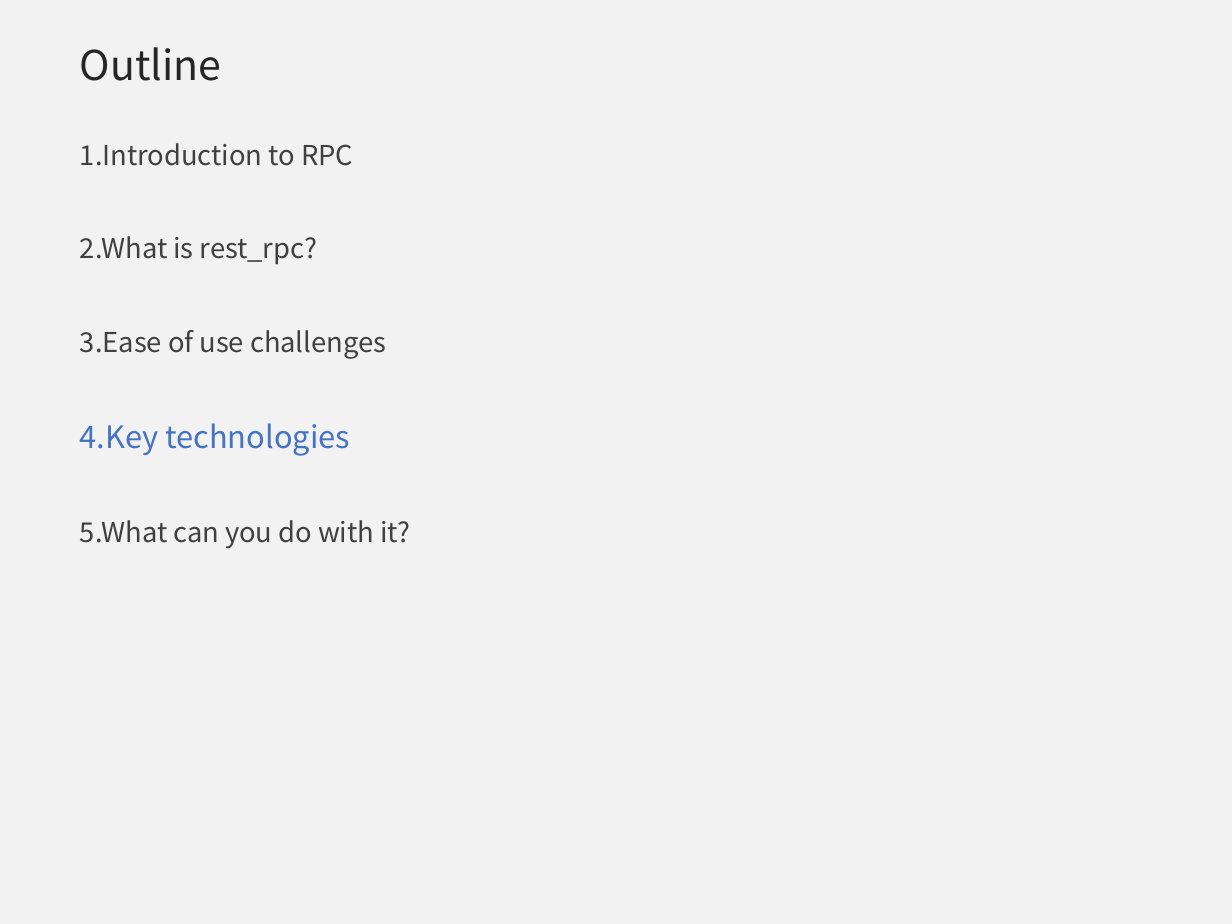
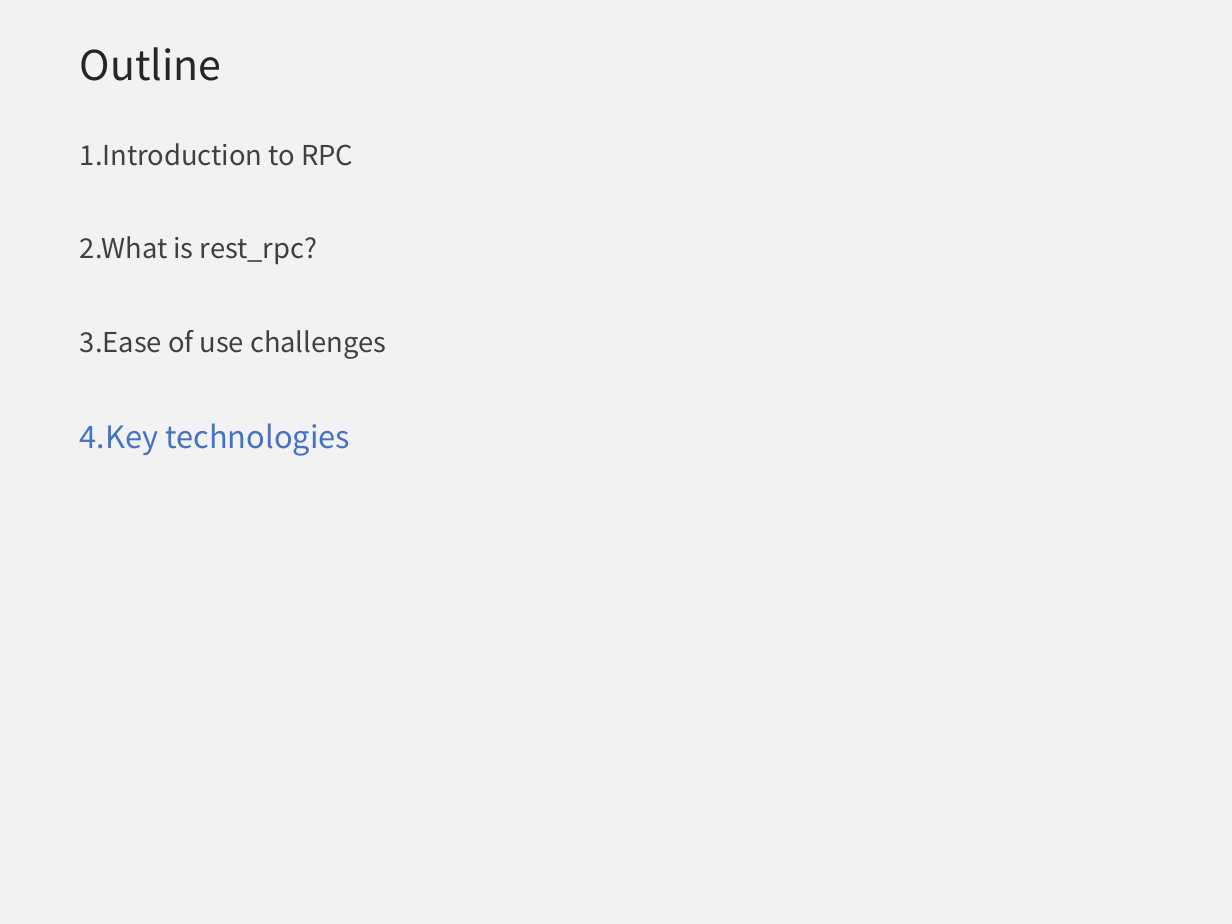
Before and after one commit to qicosmos/cppnow2017-ppt, a slide deck: slide 11 of An easy to use RPC framework implemented by c++11 and c++14 - shorter.pptx (slide 12 before the commit). Drawn at 1232x924 pixels with LibreOffice and Linux fonts; fonts in the diff are those of the drawing; background and template pictures are left out. Boxes give left, top, right and bottom in pixels: in the first picture for what was removed or moved away, otherwise in the second. Text is boxed around its words. In the diff, an @@ line names an element or a change of style, - is before the commit and + after.

```diff
--- a/An easy to use RPC framework implemented by c++11 and c++14 - shorter.pptx
+++ b/An easy to use RPC framework implemented by c++11 and c++14 - shorter.pptx
@@ text at bbox=[80, 520, 410, 549]: paragraph removed @@
-5.What can you do with it?
```
Also in this commit, not shown: 10 other slides changed, 1 slide added, 1 slide removed.
